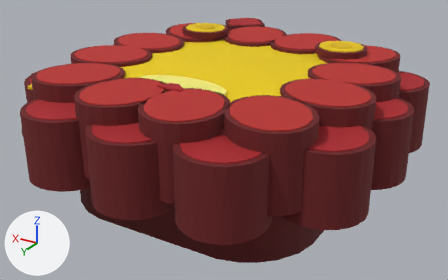
What one commit did to the FBX model assets/skins/roblox/corpo/individual/body_leao.fbx.
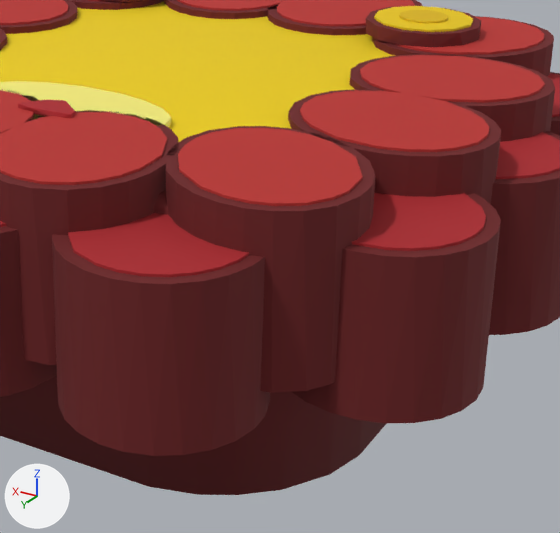
There are two pictures of each version: one whole from a camera (50 mm lens) standing at (-4.74, 7.96, 3.74) and looking at (0.2, -0.27, -0.38), one close up on the part from 33% to 90% of the width and 14% to 100% of the height. Arrows for +X, +Y and +Z are at lower left; the lights stay in place. The first two pictures are the older version. Where no turn or scale is listed for an object, it has been applied to the vertices.

In view in the first close-up: 'body_leao_corpo'.
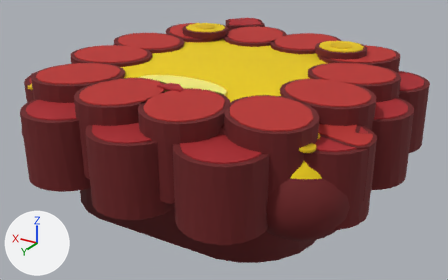
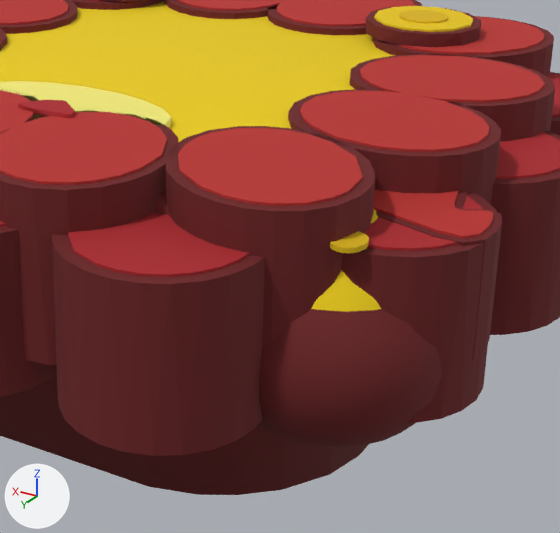
Location of each change, (x1, y1, x2, y2) in pixels of the close-ups (560 x 533 px):
'body_leao_mao_esq', added (red): after (258, 190, 502, 448)

Diff of the bpy script that builds the scene:
```diff
--- a/assets/skins/roblox/corpo/individual/body_leao.fbx.py
+++ b/assets/skins/roblox/corpo/individual/body_leao.fbx.py
@@ me_body_leao_mao_esq_002 @@
+me_body_leao_mao_esq_002.from_pydata(...)  # 764 vertices, 1500 faces; spans x -0.84..0.83, y -0.85..0.75, z -0.77..0.65
+me_body_leao_mao_esq_002.materials.append(mat_corpo_palette)  # picture img_corpo_palette_png
@@ ob_body_leao_mao_esq @@
+ob_body_leao_mao_esq = bpy.data.objects.new('body_leao_mao_esq', me_body_leao_mao_esq_002)
+ob_body_leao_mao_esq.location = (-1.95, 1.45, 0.2)
```
